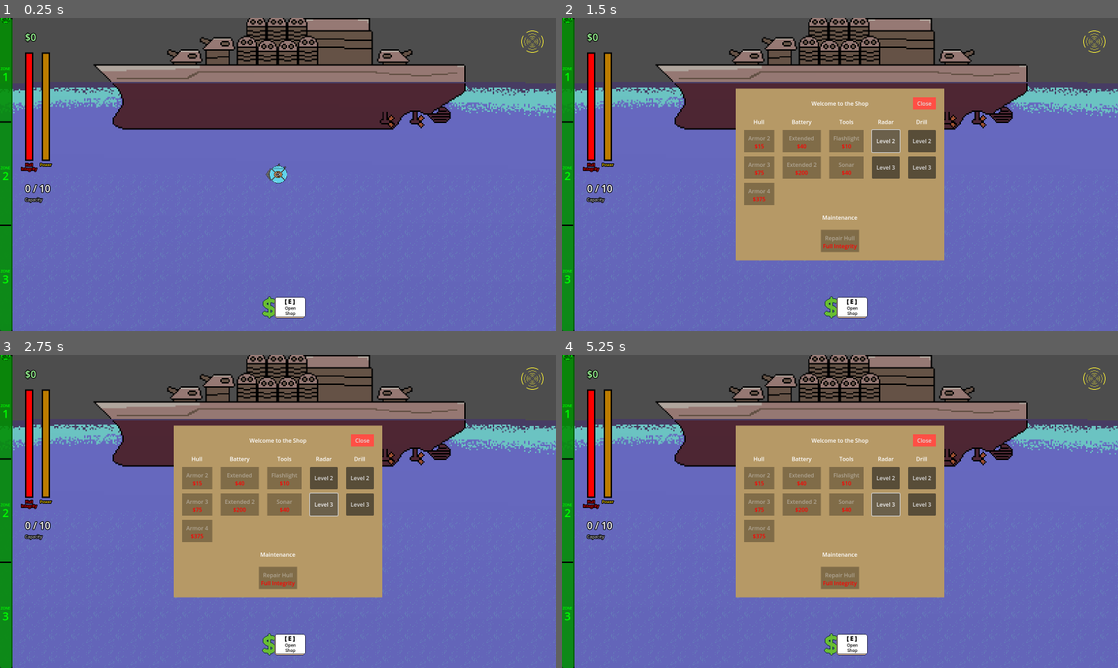
Above: before the commit, frames 1-4 (two rows, left to right).
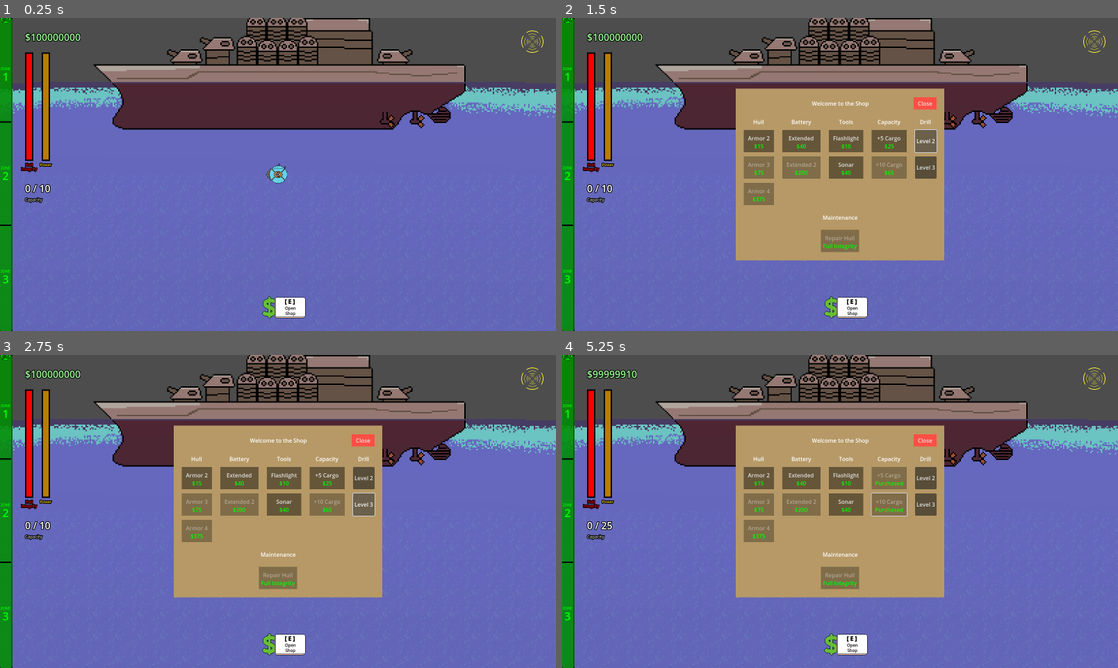
Above: after the commit, the same moments.

Repository: deruitda/ludum-dare-57
Game: Godot game, scene res://scenes/main.tscn
The game is run twice, just before and just after one commit, with the same random seed, the same clock (stepped at 60 frames per second) and the same inputs. Sound files missing from this copy of the repository are replaced by a short silence.
Inputs (mouse positions are in pixels of both pictures, inside the frame that each line leads up to):
- Up to frame 1 (0.25 s): no input
- Up to frame 2 (1.5 s): click "Open Shop" at 0.5 s; click "Level 2" at 1.25 s
- Up to frame 3 (2.75 s): click "Level 3" at 2 s
- Up to frame 4 (5.25 s): click "Level 2" at 2.75 s; click "Level 3" at 3.5 s; click (890, 477) at 4.25 s, where only the run after the commit has a clickable "+5 Cargo"; click (890, 505) at 5 s, where only the run after the commit has a clickable "+10 Cargo"

The runs differ from the first frame. In frame 1, 0.2% of the frame differs, in the area x 5-15%, y 4-8%; in frame 2, 3.3%; in frame 3, 3.1%; in frame 4, 3.4%, in the area x 5-68%, y 4-74%.

Commit message:
add ability to upgrade cargo capacity

Diff:
--- a/global/game_state.gd
+++ b/global/game_state.gd
@@ -1,6 +1,6 @@
 extends Node
 
-@export var money_collected: int = 0
+@export var money_collected: int = 100000000
 @export var max_cargo_weight: int = 10
 var current_cargo_weight: int = 0
 var current_cargo_value: int = 0
@@ -67,12 +67,23 @@
 	SignalBus.sell_cargo.emit()
 
 func _on_purchase_upgrade(shop_item_resource: ShopItemResource) -> void:
-	assert(money_collected >= shop_item_resource.price)
 	assert(shop_item_resource.item_resource != null)
+	# If an item in the shop somehow allows you to purchase an item you can't afford, skip purchase
+	if money_collected < shop_item_resource.price:
+		pass
+
 	money_collected -= shop_item_resource.price
+
+	if shop_item_resource.item_resource is CargoCapacityResource and shop_item_resource.item_resource.new_cargo_capacity is int:
+		max_cargo_weight = shop_item_resource.item_resource.new_cargo_capacity
+		SignalBus.cargo_updated.emit()
+
 	# If the purchase is an "unlockable" item, unlock it
 	if shop_item_resource.item_resource is UpgradeResource and !shop_item_resource.item_resource.is_unlocked:
 		shop_item_resource.item_resource.is_unlocked = true
+
+
+
 	SignalBus.money_collected_updated.emit()
 	SignalBus.purchase_completed.emit(shop_item_resource)
 
--- a/scenes/hud/hud.tscn
+++ b/scenes/hud/hud.tscn
@@ -47,6 +47,7 @@
 "
 fit_content = true
 scroll_active = false
+autowrap_mode = 0
 vertical_alignment = 1
 drag_and_drop_selection_enabled = false
 
--- a/scenes/shop/shop.tscn
+++ b/scenes/shop/shop.tscn
@@ -10,7 +10,9 @@
 [ext_resource type="Resource" uid="uid://blkrympbkkbkx" path="res://scenes/shop/shop_items/flashlight_upgrade_1.tres" id="9_8qn5i"]
 [ext_resource type="Resource" uid="uid://wtrfeqkuieiq" path="res://scenes/shop/shop_items/radar_upgrade_1.tres" id="9_dww4p"]
 [ext_resource type="Resource" uid="uid://co2umhba5ghsu" path="res://scenes/shop/shop_items/repair_hull.tres" id="9_tp26b"]
+[ext_resource type="Resource" uid="uid://vj47h685foif" path="res://scenes/shop/shop_items/cargo_capacity_upgrade_1.tres" id="10_dww4p"]
 [ext_resource type="AudioStream" uid="uid://c7efuqdkoa0ev" path="res://assets/audio/sfx/Radar_call.wav" id="11_8qn5i"]
+[ext_resource type="Resource" uid="uid://chvg61ghqqmeo" path="res://scenes/shop/shop_items/cargo_capacity_upgrade_2.tres" id="11_g6lcs"]
 
 [sub_resource type="StyleBoxFlat" id="StyleBoxFlat_7r02r"]
 content_margin_left = 12.0
@@ -191,18 +193,18 @@
 
 [node name="CategoryLabel" type="Label" parent="ShopContainer/ColorRect/MarginContainer/VBoxContainer/ShopItemsContainer/RadarUpgradesVBoxContainer3"]
 layout_mode = 2
-text = "Radar"
-horizontal_alignment = 1
-
-[node name="RadarLevel2Button" type="Button" parent="ShopContainer/ColorRect/MarginContainer/VBoxContainer/ShopItemsContainer/RadarUpgradesVBoxContainer3"]
-custom_minimum_size = Vector2(0, 64)
-layout_mode = 2
-text = "Level 2"
-
-[node name="RadarLevel3Button" type="Button" parent="ShopContainer/ColorRect/MarginContainer/VBoxContainer/ShopItemsContainer/RadarUpgradesVBoxContainer3"]
-custom_minimum_size = Vector2(0, 64)
-layout_mode = 2
-text = "Level 3"
+text = "Capacity"
+horizontal_alignment = 1
+
+[node name="CapacityUpgrade1Button" parent="ShopContainer/ColorRect/MarginContainer/VBoxContainer/ShopItemsContainer/RadarUpgradesVBoxContainer3" instance=ExtResource("2_qaxay")]
+layout_mode = 2
+text = "+5 Cargo"
+shop_item_resource = ExtResource("10_dww4p")
+
+[node name="CapacityUpgrade2Button" parent="ShopContainer/ColorRect/MarginContainer/VBoxContainer/ShopItemsContainer/RadarUpgradesVBoxContainer3" instance=ExtResource("2_qaxay")]
+layout_mode = 2
+text = "+10 Cargo"
+shop_item_resource = ExtResource("11_g6lcs")
 
 [node name="DrillUpgradesVBoxContainer4" type="VBoxContainer" parent="ShopContainer/ColorRect/MarginContainer/VBoxContainer/ShopItemsContainer"]
 layout_mode = 2
--- a/scenes/shop/shop_button/shop_button.gd
+++ b/scenes/shop/shop_button/shop_button.gd
@@ -87,6 +87,7 @@
 		tooltip_text = shop_item_resource.tooltip
 
 func set_price_label_text() -> void:
+	assert(shop_item_resource != null)
 	var new_price_text = "$" + str(shop_item_resource.price)
 	if shop_item_resource and new_price_text != price_label.text:
 		price_label.text = new_price_text
--- /dev/null
+++ b/scenes/shop/shop_items/cargo_capacity_upgrade_1.tres
@@ -0,0 +1,12 @@
+[gd_resource type="Resource" script_class="ShopItemResource" load_steps=3 format=3 uid="uid://vj47h685foif"]
+
+[ext_resource type="Script" uid="uid://dq388fj72n7ck" path="res://scenes/shop/shop_items/shop_item.gd" id="1_n05rc"]
+[ext_resource type="Resource" uid="uid://crin58wqthgjs" path="res://scenes/submarine/cargo_capacity_resources/cargo_capacity_upgrade_1.tres" id="1_tx1pu"]
+
+[resource]
+script = ExtResource("1_n05rc")
+price = 25
+tooltip = "Carry 5 more valuables"
+is_infinitely_purchaseable = false
+item_resource = ExtResource("1_tx1pu")
+metadata/_custom_type_script = "uid://dq388fj72n7ck"
--- /dev/null
+++ b/scenes/shop/shop_items/cargo_capacity_upgrade_2.tres
@@ -0,0 +1,14 @@
+[gd_resource type="Resource" script_class="ShopItemResource" load_steps=4 format=3 uid="uid://chvg61ghqqmeo"]
+
+[ext_resource type="Script" uid="uid://dq388fj72n7ck" path="res://scenes/shop/shop_items/shop_item.gd" id="1_bvjk7"]
+[ext_resource type="Resource" uid="uid://bai2j8stk8clp" path="res://scenes/submarine/cargo_capacity_resources/cargo_capacity_upgrade_2.tres" id="1_fvrcd"]
+[ext_resource type="Resource" uid="uid://crin58wqthgjs" path="res://scenes/submarine/cargo_capacity_resources/cargo_capacity_upgrade_1.tres" id="3_c6w38"]
+
+[resource]
+script = ExtResource("1_bvjk7")
+price = 65
+tooltip = "Carry 10 more valuables"
+is_infinitely_purchaseable = false
+unlocked_by_item_resource = ExtResource("3_c6w38")
+item_resource = ExtResource("1_fvrcd")
+metadata/_custom_type_script = "uid://dq388fj72n7ck"
--- /dev/null
+++ b/scenes/submarine/cargo_capacity_resources/cargo_capacity_resource.gd
@@ -0,0 +1,4 @@
+extends UpgradeResource
+class_name CargoCapacityResource
+
+@export var new_cargo_capacity: int = 15
--- /dev/null
+++ b/scenes/submarine/cargo_capacity_resources/cargo_capacity_upgrade_1.tres
@@ -0,0 +1,9 @@
+[gd_resource type="Resource" script_class="CargoCapacityResource" load_steps=2 format=3 uid="uid://crin58wqthgjs"]
+
+[ext_resource type="Script" uid="uid://1dyqir7fui4t" path="res://scenes/submarine/cargo_capacity_resources/cargo_capacity_resource.gd" id="1_22eik"]
+
+[resource]
+script = ExtResource("1_22eik")
+additional_cargo_capacity = 5
+is_unlocked = false
+metadata/_custom_type_script = "uid://1dyqir7fui4t"
--- /dev/null
+++ b/scenes/submarine/cargo_capacity_resources/cargo_capacity_upgrade_2.tres
@@ -0,0 +1,9 @@
+[gd_resource type="Resource" script_class="CargoCapacityResource" load_steps=2 format=3 uid="uid://bai2j8stk8clp"]
+
+[ext_resource type="Script" uid="uid://1dyqir7fui4t" path="res://scenes/submarine/cargo_capacity_resources/cargo_capacity_resource.gd" id="1_2rkbo"]
+
+[resource]
+script = ExtResource("1_2rkbo")
+new_cargo_capacity = 25
+is_unlocked = false
+metadata/_custom_type_script = "uid://1dyqir7fui4t"
Not shown: 1 places in scenes/shop/shop.tscn that only renumber resources
Not shown, added: scenes/submarine/cargo_capacity_resources/cargo_capacity_resource.gd.uid
